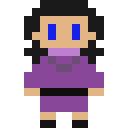
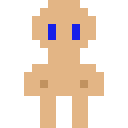
Comparing the layer stacks of the two 128 x 128 images. Changes:
hid group "personagemdançarina" (2 layers) over [24, 0, 104, 112]
painted on "Camada 0" over [40, 120, 88, 128]
